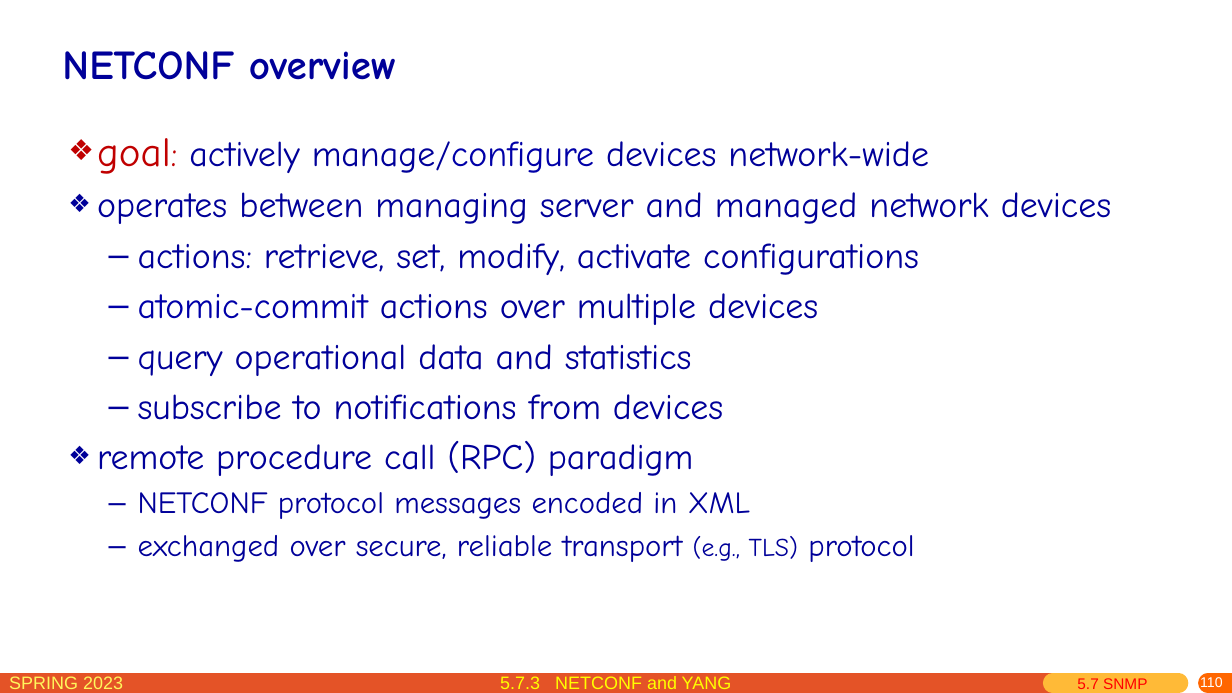
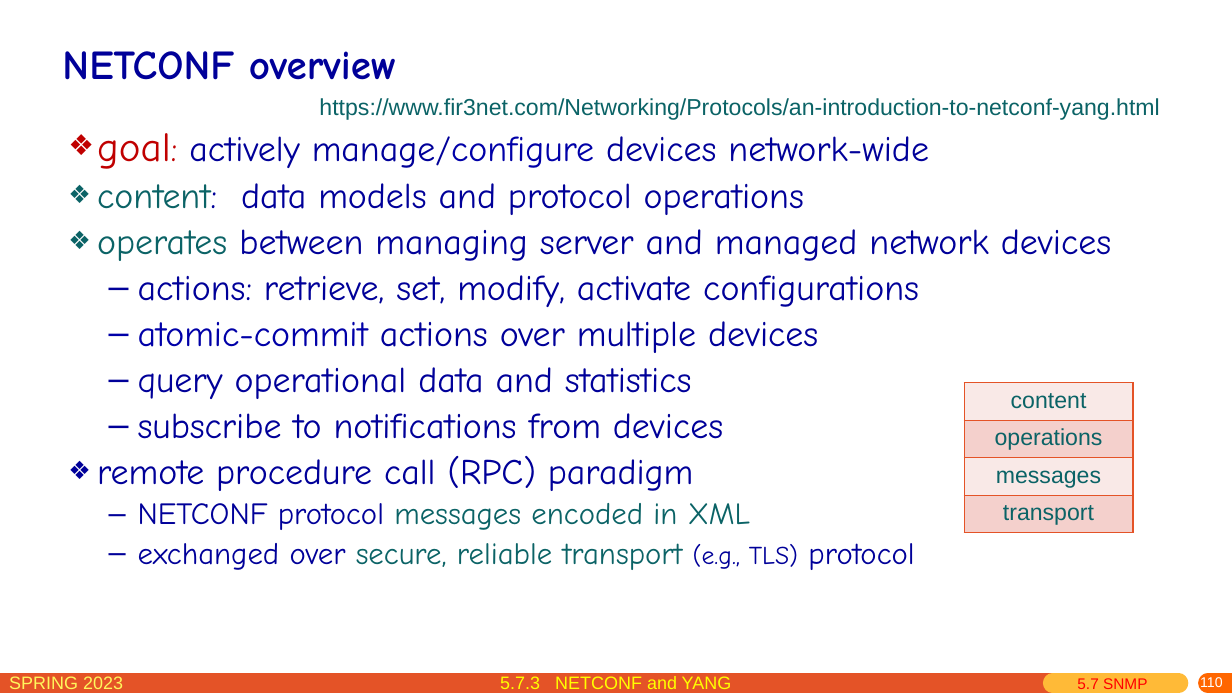
Before and after one commit to network-whu/slides, a slide deck: slide 110 of pptx/chapter5.pptx. Drawn at 1232x693 pixels with LibreOffice and Linux fonts; fonts in the diff are those of the drawing. Boxes give left, top, right and bottom in pixels: in the first picture for what was removed or moved away, otherwise in the second. Text is boxed around its words. In the diff, an @@ line names an element or a change of style, - is before the commit and + after.

```diff
--- a/pptx/chapter5.pptx
+++ b/pptx/chapter5.pptx
@@ text added at box(319, 98, 1159, 120), 18 pt, text #0B6366 @@
+https://www.fir3net.com/Networking/Protocols/an-introduction-to-netconf-yang.html
@@ text at box(97, 133, 1111, 570): text colour #000099 to #0B6366 in "operates", "messages encoded in XML", "secure, reliable transport"; line spacing 1 to 0.9 @@
@@ text at box(97, 183, 804, 215): paragraph added @@
+❖ content: data models and protocol operations
@@ table added at box(964, 383, 1133, 532), 4 rows, 1 columns @@
+content
+operations
+messages
+transport
```
Also in this commit, not shown: 1 other file.
